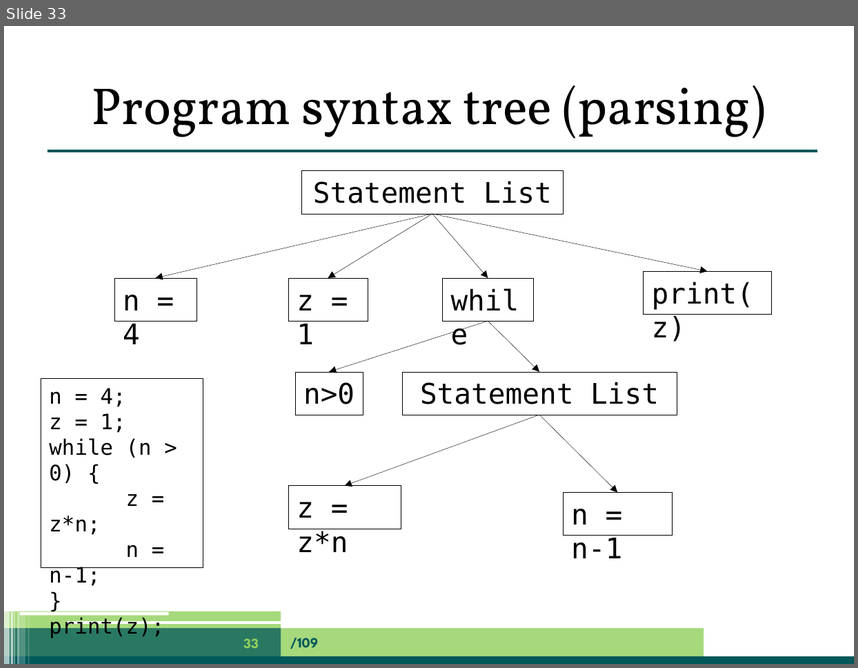
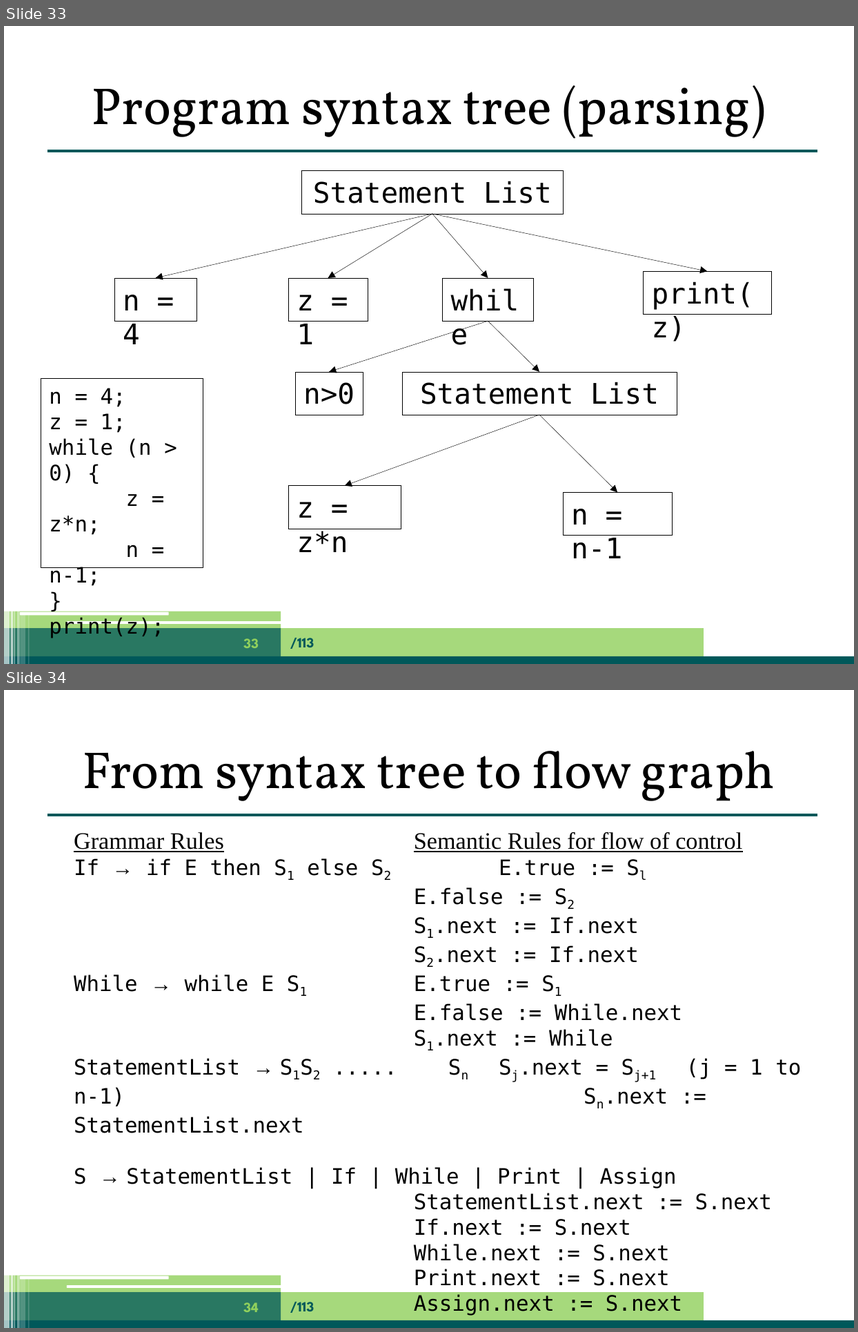
Before and after one commit to jpgallagher/ict-e-summerschool-aalborg, a slide deck: summerschool-aalborg-jpg.pptx. Shown one above the other, each under a label of ours: slide 33 before the commit, slides 33 and 34 after it. The pictures are 858x668 and 858x1332 pixels, drawn with LibreOffice and Linux fonts; fonts in the diff are those of the drawing. Boxes give left, top, right and bottom in pixels: in the first picture for what was removed or moved away, otherwise in the second. Text is boxed around its words. In the diff, an @@ line names an element or a change of style, - is before the commit and + after.

```diff
--- a/summerschool-aalborg-jpg.pptx
+++ b/summerschool-aalborg-jpg.pptx
@@ slide 34 added at (4, 690, 854, 1328), background #FFFFFF; not listed: 13 template elements that a slide beside it also shows @@
@@ title added at (82, 751, 775, 801), 44 pt, text #000000 @@
+From syntax tree to flow graph
@@ text added at (74, 832, 801, 1315), 18 pt, text #000000 @@
+Grammar Rules Semantic Rules for flow of control
+If → if E then S1 else S2 E.true := Sl
+E.false := S2
+S1.next := If.next
+S2.next := If.next
+While → while E S1 E.true := S1
+E.false := While.next
+S1.next := While
+StatementList → S1S2 ..... Sn Sj.next = Sj+1 (j = 1 to n-1) Sn.next := StatementList.next
+S → StatementList | If | While | Print | Assign
+StatementList.next := S.next
+If.next := S.next
+While.next := S.next
+Print.next := S.next
+Assign.next := S.next
@@ page number added at (243, 1302, 259, 1312), 12 pt, text #90D05C, bold @@
+34
@@ text added at (290, 1301, 314, 1312), 12 pt, text #00585A, bold @@
+/113
@@ slide 33 changed as well @@
@@ text at (290, 637, 314, 648): text changed @@
-/109
+/113
```
Also in this commit, not shown: 108 other slides changed, 1 other slide added.
